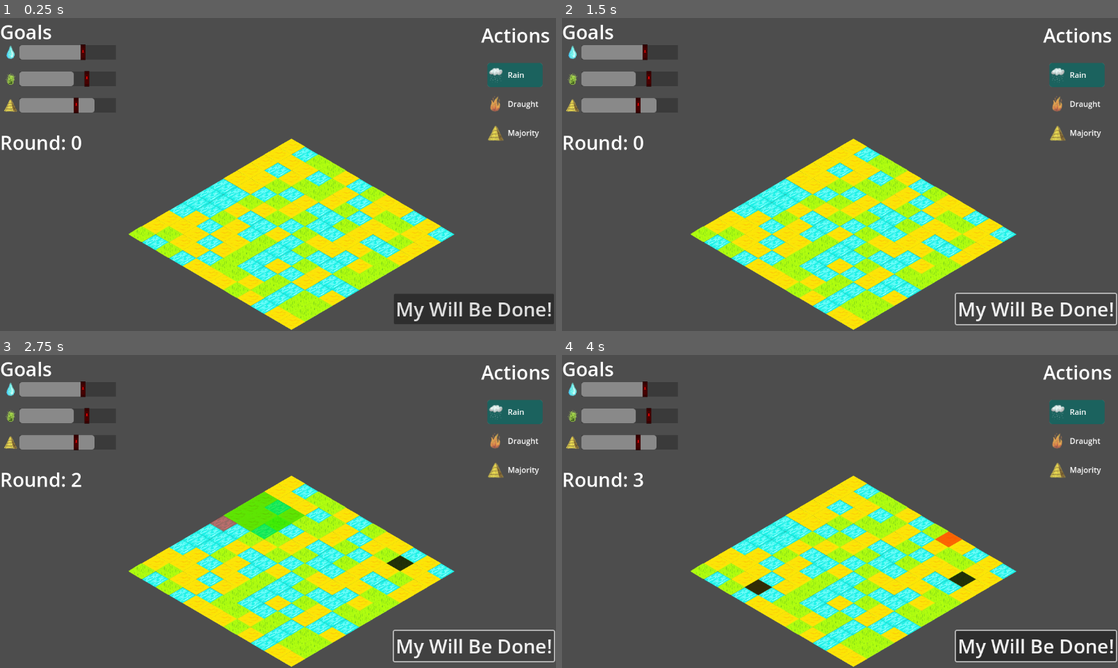
Above: before the commit, frames 1-4 (two rows, left to right).
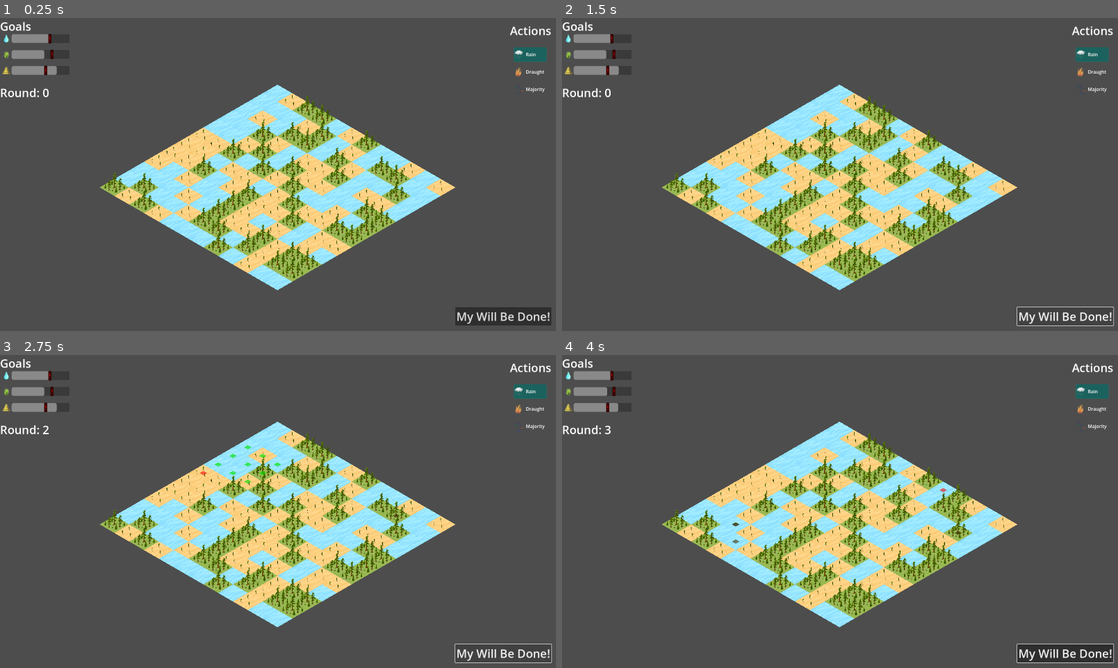
Above: after the commit, the same moments.

Repository: matouseek/game_jam_24
Game: Godot game, scene res://scenes/game.tscn
Two runs of this game, one before a commit and one after it. Both use one fixed random seed, a clock stepped at 60 frames per second and the inputs below. The engine's default icon, where the game draws it, is replaced by a stand-in: a white triangle on a blue panel in a dark square.
Inputs (mouse positions are in pixels of both pictures, inside the frame that each line leads up to):
- Up to frame 1 (0.25 s): no input
- Up to frame 2 (1.5 s): click "My Will Be Done!" at 0.5 s; click "My Will Be Done!" at 1.25 s
- Up to frame 3 (2.75 s): click "My Will Be Done!" at 2 s
- Up to frame 4 (4 s): move the mouse to (962, 495) at 2.77 s; press the mouse at (962, 495) at 2.78 s; move the mouse to (728, 527) at 3.52 s; release the mouse at (728, 527) at 3.53 s; click (728, 527) at 3.6 s

The runs differ from the first frame. In frame 1, 34% of the frame differs, in the area x 0-100%, y 1-100%; in frame 2, 33%; in frame 3, 33%; in frame 4, 35%.

Commit message:
Working!!!!!!!

Diff:
--- a/assets/placeholders/tilesets/highlight.tres
+++ b/assets/placeholders/tilesets/highlight.tres
@@ -7,7 +7,7 @@
 margins = Vector2i(0, 106)
 texture_region_size = Vector2i(256, 150)
 0:0/0 = 0
-0:0/0/modulate = Color(0, 0, 0.815686, 0.803922)
+0:0/0/modulate = Color(0.235294, 0.231373, 1, 0.596078)
 
 [sub_resource type="TileSetAtlasSource" id="TileSetAtlasSource_1wwml"]
 texture = ExtResource("1_erul4")
@@ -26,7 +26,7 @@
 [resource]
 tile_shape = 1
 tile_layout = 5
-tile_size = Vector2i(256, 150)
+tile_size = Vector2i(1024, 591)
 sources/2 = SubResource("TileSetAtlasSource_c4u76")
 sources/0 = SubResource("TileSetAtlasSource_dvha6")
 sources/1 = SubResource("TileSetAtlasSource_1wwml")
--- a/assets/placeholders/tilesets/terrain.tres
+++ b/assets/placeholders/tilesets/terrain.tres
@@ -1,8 +1,22 @@
-[gd_resource type="TileSet" load_steps=7 format=3 uid="uid://b0333eyi3skxo"]
+[gd_resource type="TileSet" load_steps=13 format=3 uid="uid://b0333eyi3skxo"]
 
+[ext_resource type="Texture2D" uid="uid://dwrlh7keyw5w0" path="res://assets/placeholders/tileset_desert_placeholder_3.png" id="1_0q1eh"]
 [ext_resource type="Texture2D" uid="uid://imqdgdln38fy" path="res://assets/placeholders/tileset_desert_placeholder.png" id="1_hw52i"]
+[ext_resource type="Texture2D" uid="uid://c08wt1hnupods" path="res://assets/placeholders/tileset_forest_placeholder_3.png" id="2_dcg5m"]
 [ext_resource type="Texture2D" uid="uid://c46umfhd0ujof" path="res://assets/placeholders/tileset_meadow_placeholder.png" id="2_ppbei"]
 [ext_resource type="Texture2D" uid="uid://byrx063kgdiuc" path="res://assets/placeholders/tileset_water_placeholder.png" id="3_c00y8"]
+[ext_resource type="Texture2D" uid="uid://wyd4pm0vbxsx" path="res://assets/placeholders/tileset_water_placeholder_3.png" id="6_3d6yv"]
+
+[sub_resource type="TileSetAtlasSource" id="TileSetAtlasSource_yasu7"]
+texture = ExtResource("1_0q1eh")
+texture_region_size = Vector2i(1024, 591)
+0:0/0 = 0
+
+[sub_resource type="TileSetAtlasSource" id="TileSetAtlasSource_lj3by"]
+texture = ExtResource("2_dcg5m")
+texture_region_size = Vector2i(1024, 787)
+0:0/0 = 0
+0:0/0/texture_origin = Vector2i(0, 98)
 
 [sub_resource type="TileSetAtlasSource" id="TileSetAtlasSource_x5kyj"]
 texture = ExtResource("3_c00y8")
@@ -22,10 +36,18 @@
 texture_region_size = Vector2i(256, 150)
 0:0/0 = 0
 
+[sub_resource type="TileSetAtlasSource" id="TileSetAtlasSource_17h21"]
+texture = ExtResource("6_3d6yv")
+texture_region_size = Vector2i(1024, 591)
+0:0/0 = 0
+
 [resource]
 tile_shape = 1
 tile_layout = 5
-tile_size = Vector2i(256, 150)
-sources/1 = SubResource("TileSetAtlasSource_i2iqw")
-sources/2 = SubResource("TileSetAtlasSource_bwgn1")
-sources/0 = SubResource("TileSetAtlasSource_x5kyj")
+tile_size = Vector2i(1024, 591)
+sources/10 = SubResource("TileSetAtlasSource_x5kyj")
+sources/11 = SubResource("TileSetAtlasSource_i2iqw")
+sources/12 = SubResource("TileSetAtlasSource_bwgn1")
+sources/0 = SubResource("TileSetAtlasSource_yasu7")
+sources/1 = SubResource("TileSetAtlasSource_lj3by")
+sources/2 = SubResource("TileSetAtlasSource_17h21")
--- a/project.godot
+++ b/project.godot
@@ -23,6 +23,8 @@
 
 [display]
 
+window/size/viewport_width=1920
+window/size/viewport_height=1080
 window/size/mode=2
 window/stretch/mode="viewport"
 
--- a/scenes/game.tscn
+++ b/scenes/game.tscn
@@ -4,11 +4,12 @@
 [ext_resource type="PackedScene" uid="uid://dud4pgwi261oh" path="res://scenes/environment.tscn" id="2_p43xb"]
 
 [node name="Game" type="Node2D"]
+scale = Vector2(0.5, 0.5)
 script = ExtResource("1_bggsq")
 
 [node name="Environment" parent="." instance=ExtResource("2_p43xb")]
-position = Vector2(576, 250)
-scale = Vector2(0.22, 0.22)
+position = Vector2(1814, 460)
+scale = Vector2(0.2, 0.2)
 
 [node name="Timer" type="Timer" parent="."]
 wait_time = 3.0
--- a/scenes/hud.tscn
+++ b/scenes/hud.tscn
@@ -10,7 +10,7 @@
 [ext_resource type="StyleBox" uid="uid://coyx1uab0hiss" path="res://assets/IL_style/selected.tres" id="7_lqxro"]
 [ext_resource type="Texture2D" uid="uid://bh18oota23lif" path="res://assets/placeholders/resized/action_rain_placeholder.png" id="8_ov0ut"]
 [ext_resource type="Texture2D" uid="uid://bwda5gdkoyy52" path="res://assets/placeholders/resized/action_fire_placeholder.png" id="9_v6t22"]
-[ext_resource type="Texture2D" uid="uid://dmkimr63xyotg" path="res://assets/placeholders/resized/goal_desert_placeholder.png" id="10_0ka61"]
+[ext_resource type="Texture2D" uid="uid://copy48h82sbij" path="res://assets/placeholders/action_majority_placeholder_2.png" id="11_et0tm"]
 
 [sub_resource type="StyleBoxFlat" id="StyleBoxFlat_fhote"]
 bg_color = Color(0, 0, 0, 0.243137)
@@ -19,7 +19,7 @@
 script = ExtResource("1_n2wg5")
 
 [node name="Actions" type="Node2D" parent="."]
-position = Vector2(997, 8)
+position = Vector2(1761, 16)
 
 [node name="Label" type="Label" parent="Actions"]
 offset_right = 142.0
@@ -117,10 +117,10 @@
 region_rect = Rect2(23.9042, 26.6709, 209.595, 208.901)
 
 [node name="ItemList" type="ItemList" parent="."]
-offset_left = 1005.0
-offset_top = 88.0
-offset_right = 1129.0
-offset_bottom = 372.0
+offset_left = 1769.0
+offset_top = 96.0
+offset_right = 1893.0
+offset_bottom = 380.0
 theme_override_colors/guide_color = Color(0, 0, 0, 0)
 theme_override_colors/font_color = Color(1, 1, 1, 1)
 theme_override_constants/icon_margin = 5
@@ -136,13 +136,13 @@
 item_1/text = "Draught"
 item_1/icon = ExtResource("9_v6t22")
 item_2/text = "Majority"
-item_2/icon = ExtResource("10_0ka61")
+item_2/icon = ExtResource("11_et0tm")
 
 [node name="WillBeDone" type="Button" parent="."]
-offset_left = 816.0
-offset_top = 571.0
-offset_right = 1137.0
-offset_bottom = 634.0
+offset_left = 1572.0
+offset_top = 998.0
+offset_right = 1904.0
+offset_bottom = 1061.0
 theme_override_font_sizes/font_size = 40
 text = "My Will Be Done!"
 
Binary file added: assets/placeholders/action_majority_placeholder_2.png
Not shown, added: assets/placeholders/action_majority_placeholder_2.png.import
Binary file removed: assets/placeholders/tileset_desert_placeholder_2.png
Binary file added: assets/placeholders/tileset_desert_placeholder_3.png
Not shown, changed: assets/placeholders/tileset_desert_placeholder_3.png.import
Binary file removed: assets/placeholders/tileset_forest_placeholder_2.png
Binary file added: assets/placeholders/tileset_forest_placeholder_3.png
Not shown, changed: assets/placeholders/tileset_forest_placeholder_3.png.import
Binary file removed: assets/placeholders/tileset_water_placeholder_2.png
Binary file added: assets/placeholders/tileset_water_placeholder_3.png
Not shown, changed: assets/placeholders/tileset_water_placeholder_3.png.import
